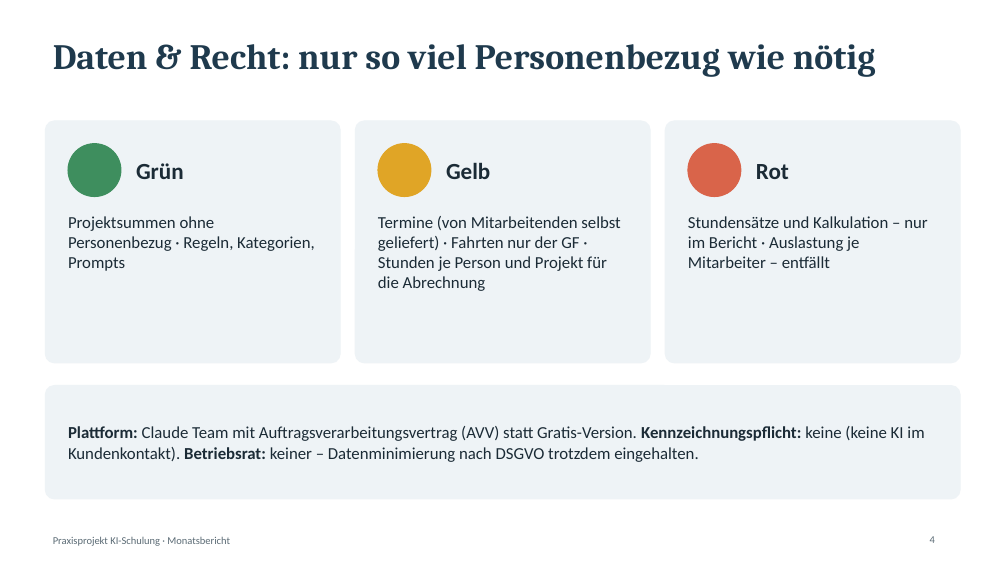
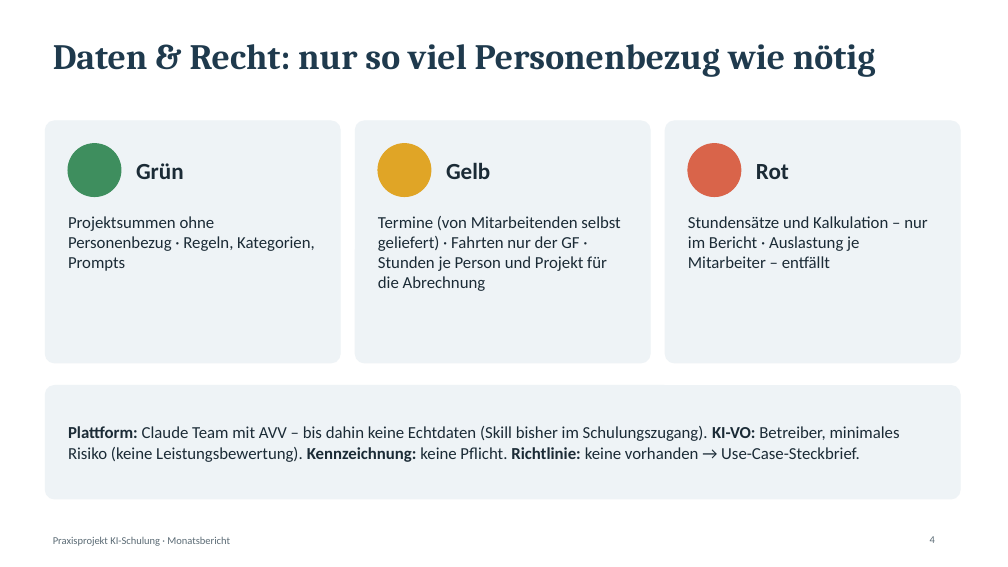
Before and after one commit to jenny9876781/Ablage-, a slide deck: slide 4 of ki-wiki/abgabe/Praxisprojekt_Kurzpraesentation.pptx. Drawn at 1008x567 pixels with LibreOffice and Linux fonts; fonts in the diff are those of the drawing. Boxes give left, top, right and bottom in pixels: in the first picture for what was removed or moved away, otherwise in the second. Text is boxed around its words. In the diff, an @@ line names an element or a change of style, - is before the commit and + after.

```diff
--- a/ki-wiki/abgabe/Praxisprojekt_Kurzpraesentation.pptx
+++ b/ki-wiki/abgabe/Praxisprojekt_Kurzpraesentation.pptx
@@ text at bbox=[68, 426, 900, 462]: text changed @@
-Plattform: Claude Team mit Auftragsverarbeitungsvertrag (AVV) statt Gratis-Version. Kennzeichnungspflicht: keine (keine KI im Kundenkontakt). Betriebsrat: keiner – Datenminimierung nach DSGVO trotzdem eingehalten.
+Plattform: Claude Team mit AVV – bis dahin keine Echtdaten (Skill bisher im Schulungszugang). KI-VO: Betreiber, minimales Risiko (keine Leistungsbewertung). Kennzeichnung: keine Pflicht. Richtlinie: keine vorhanden → Use-Case-Steckbrief.
```
Also in this commit, not shown: 2 other slides changed, 1 slide added, 1 slide removed, 9 other files.
